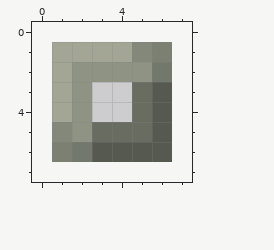
Pixel-art file -- assets/original/interfaces/button1.aseprite. The first picture shows the starting point.
6x6 pixels, 1 frame. The old version is drawn lined up with the new one, on the new canvas.
And afterwards:
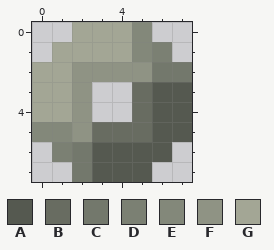
Palette (. is transparent): A #555950  B #686c61  C #73786c  D #7b8073  E #83887a  F #8f9384  G #a3a695
Author's note on the commit: thicken button1 assets and modify slicing
Edits made:
canvas 6x6 -> 8x8, the old top-left corner now at 1,1
Colour A now appears in rows 3 to 5 at x 7; in row 7 at x 3 to 5.
Colour C now appears in row 2 at x 7; in row 7 at x 2.
Colour E now appears in row 0 at x 5; in row 5 at x 0.
Colour G now appears in row 0 at x 2 to 4; in rows 2 to 4 at x 0.
Pixel boxes of the changes (left, top, right, bottom) in both pictures:
added: (32, 22, 192, 182)
